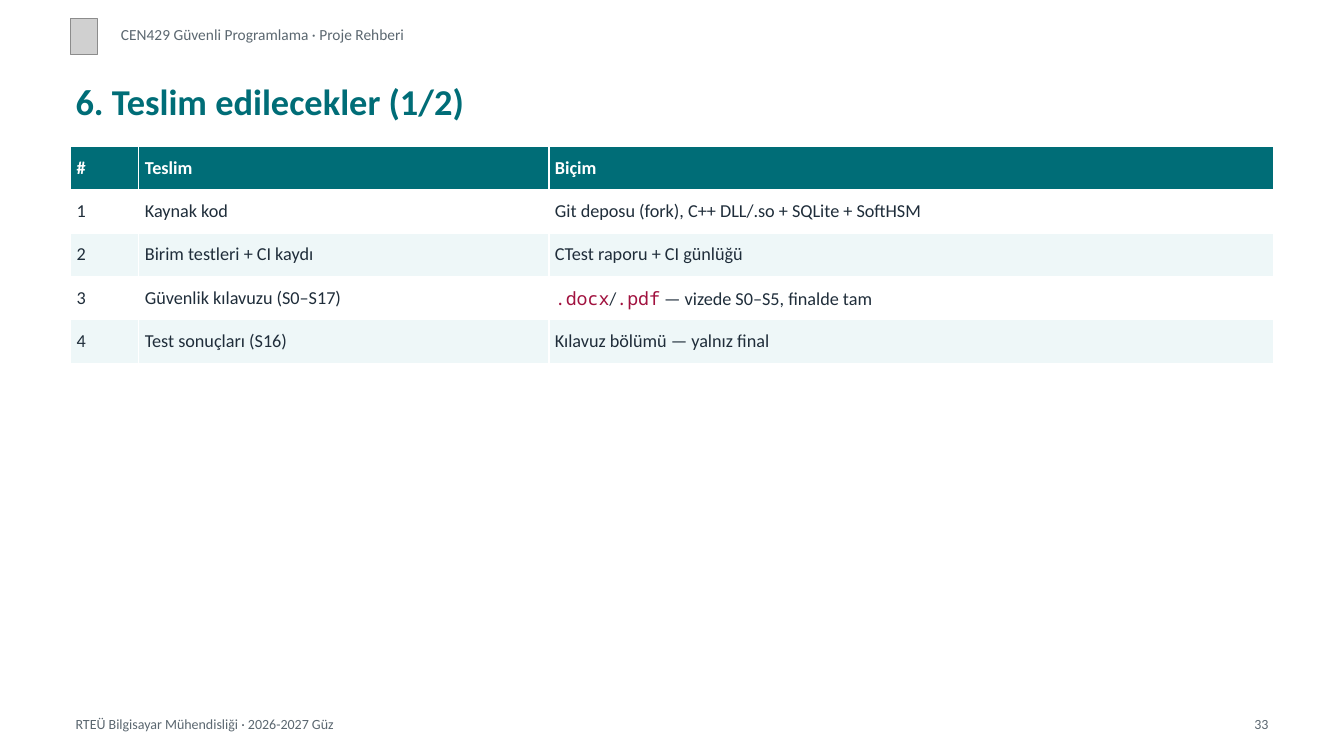
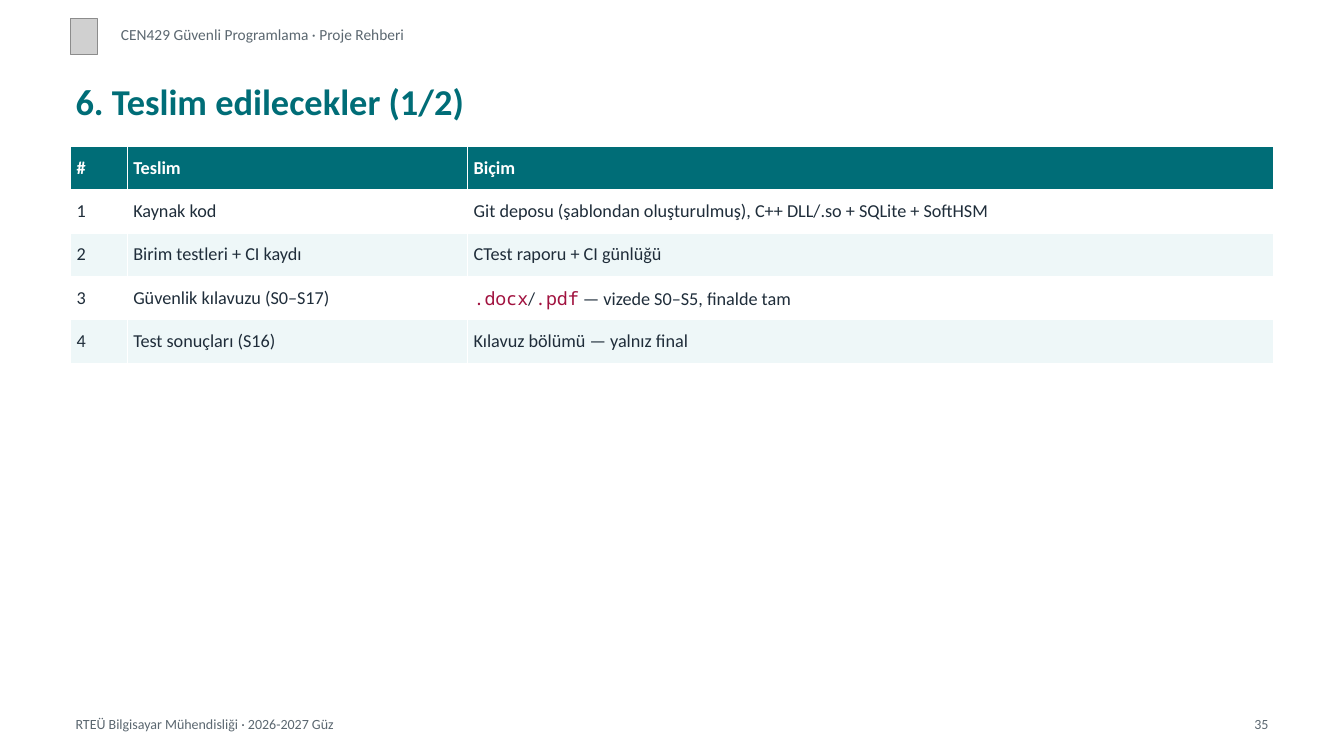
Before and after one commit to ucoruh/cen429-secure-programming, a slide deck: slide 35 of docs/project-guide/cen429-proje-rehberi-sunum.tr.pptx (slide 33 before the commit). Drawn at 1344x756 pixels with LibreOffice and Linux fonts; fonts in the diff are those of the drawing; grey boxes stand for pictures. Boxes give left, top, right and bottom in pixels: in the first picture for what was removed or moved away, otherwise in the second. Text is boxed around its words. In the diff, an @@ line names an element or a change of style, - is before the commit and + after.

Commit message:
Proje rehberi: depoyu şablondan oluştur (fork yok), projeyi yerelde göster, gösterim kontrol listesi

```diff
--- a/docs/project-guide/cen429-proje-rehberi-sunum.tr.pptx
+++ b/docs/project-guide/cen429-proje-rehberi-sunum.tr.pptx
@@ table at (x1=71, y1=146, x2=1273, y2=363) @@
-row 2, column 3: Git deposu (fork), C++ DLL/.so + SQLite + SoftHSM
+row 2, column 3: Git deposu (şablondan oluşturulmuş), C++ DLL/.so + SQLite + SoftHSM
@@ text at (x1=1254, y1=720, x2=1268, y2=729): text changed @@
-33
+35
```
Also in this commit, not shown: 44 other slides changed, 2 slides added, 41 other files.
